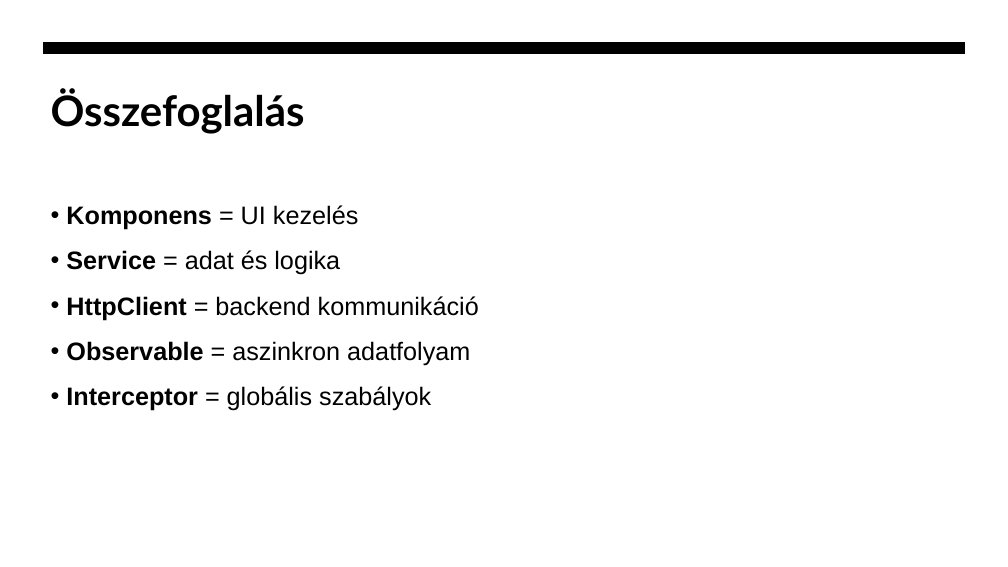
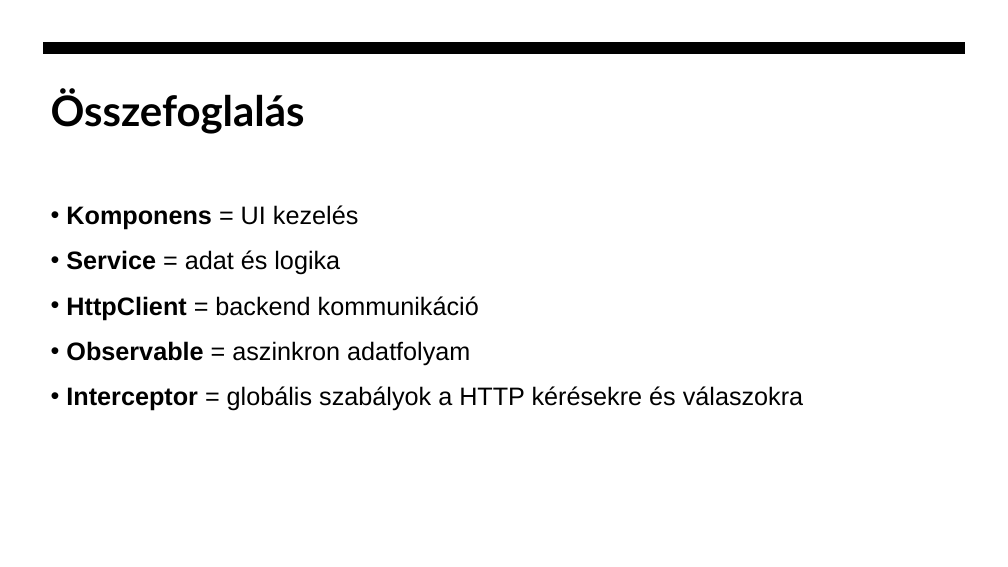
Before and after one commit to zbalogh/oe-internetes-alkalmazasok, a slide deck: slide 11 of 08_09/09_eloadas_Angular_HTTP_kommunikacio.pptx. Drawn at 1008x567 pixels with LibreOffice and Linux fonts; fonts in the diff are those of the drawing. Boxes give left, top, right and bottom in pixels: in the first picture for what was removed or moved away, otherwise in the second. Text is boxed around its words. In the diff, an @@ line names an element or a change of style, - is before the commit and + after.

Commit message:
updated 09 presentation

```diff
--- a/08_09/09_eloadas_Angular_HTTP_kommunikacio.pptx
+++ b/08_09/09_eloadas_Angular_HTTP_kommunikacio.pptx
@@ text at box(66, 386, 803, 411): text changed @@
-• Interceptor = globális szabályok
+• Interceptor = globális szabályok a HTTP kérésekre és válaszokra
```
Also in this commit, not shown: 1 other slide changed, 1 other file.
